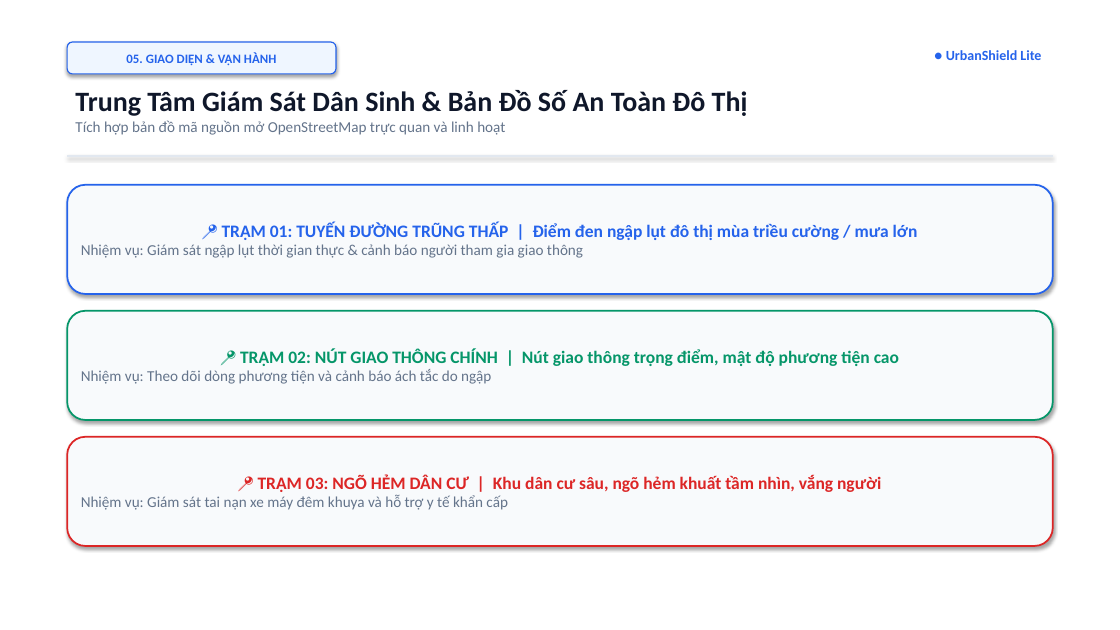
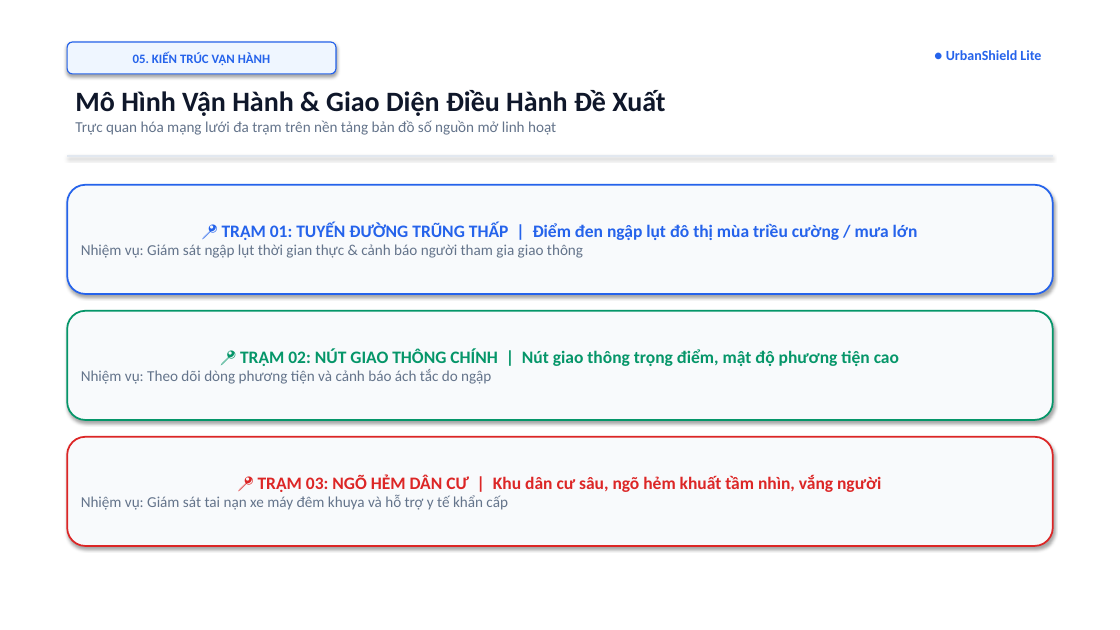
Before and after one commit to nphat-code/sgu-hackathon-2026-ai, a slide deck: slide 6 of SingleNode_UrbanShieldLite_Slides.pptx. Drawn at 1120x630 pixels with LibreOffice and Linux fonts; fonts in the diff are those of the drawing. Boxes give left, top, right and bottom in pixels: in the first picture for what was removed or moved away, otherwise in the second. Text is boxed around its words. In the diff, an @@ line names an element or a change of style, - is before the commit and + after.

```diff
--- a/SingleNode_UrbanShieldLite_Slides.pptx
+++ b/SingleNode_UrbanShieldLite_Slides.pptx
@@ text in rounded rectangle at bbox=[133, 52, 270, 65]: text changed @@
-05. GIAO DIỆN & VẬN HÀNH
+05. KIẾN TRÚC VẬN HÀNH
@@ text at bbox=[75, 90, 665, 135]: text changed @@
-Trung Tâm Giám Sát Dân Sinh & Bản Đồ Số An Toàn Đô Thị
-Tích hợp bản đồ mã nguồn mở OpenStreetMap trực quan và linh hoạt
+Mô Hình Vận Hành & Giao Diện Điều Hành Đề Xuất
+Trực quan hóa mạng lưới đa trạm trên nền tảng bản đồ số nguồn mở linh hoạt
```
Also in this commit, not shown: 1 other slide changed, 4 other files.
